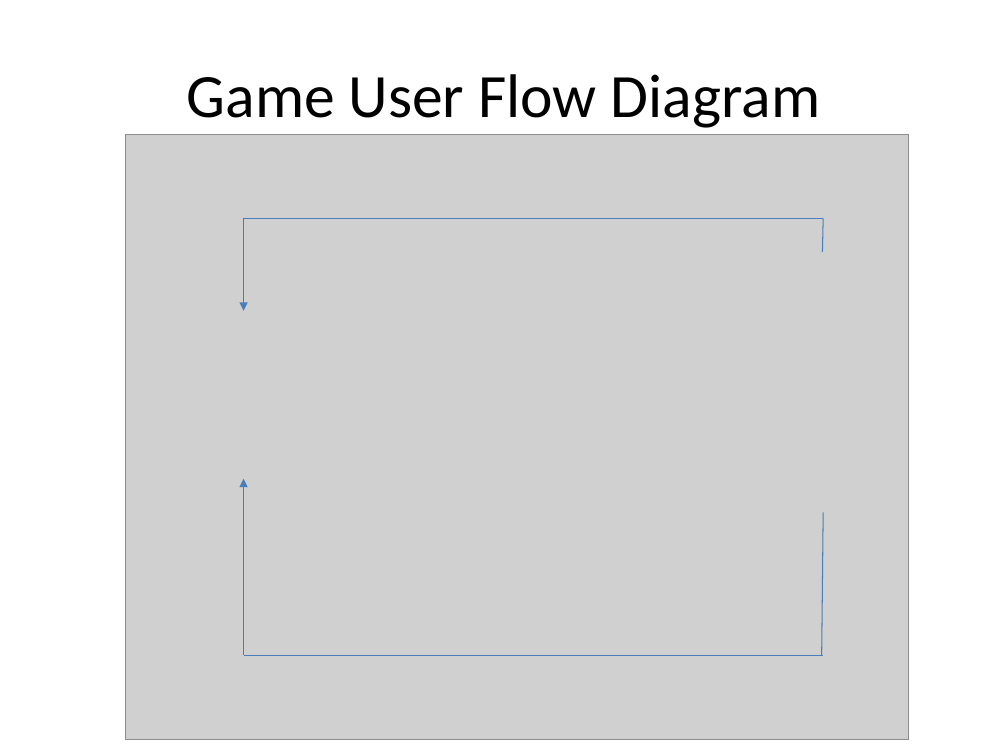
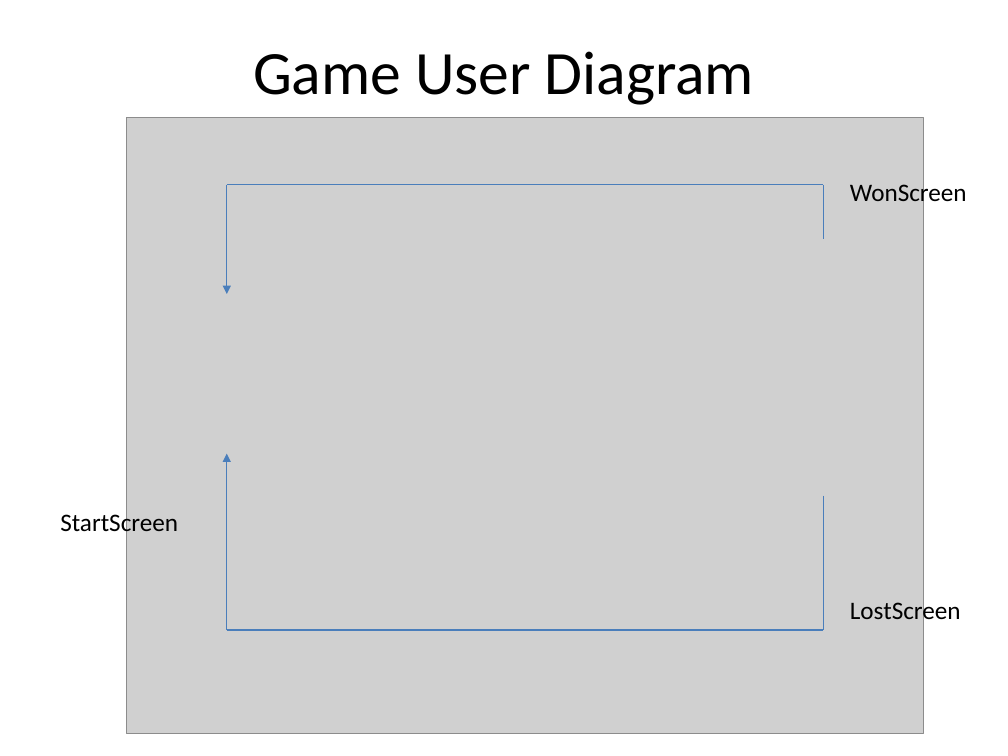
Before and after one commit to elvislopez/zookillsoccer, a slide deck: slide 6 of zookillsoccer_07_start/assets/ZooKill Soccer Game Design Document.pptx. Drawn at 1008x756 pixels with LibreOffice and Linux fonts; fonts in the diff are those of the drawing; grey boxes stand for pictures. Boxes give left, top, right and bottom in pixels: in the first picture for what was removed or moved away, otherwise in the second. Text is boxed around its words. In the diff, an @@ line names an element or a change of style, - is before the commit and + after.

```diff
--- a/zookillsoccer_07_start/assets/ZooKill Soccer Game Design Document.pptx
+++ b/zookillsoccer_07_start/assets/ZooKill Soccer Game Design Document.pptx
@@ title at (253, 51, 754, 105): text changed @@
-Game User Flow Diagram
+Game User Diagram
@@ picture: place and size @@
-picture at (126, 134, 908, 739)
+picture at (126, 118, 923, 734)
@@ line moved from (244, 219) - (824, 219) to (227, 184) - (824, 184) @@
@@ arrow moved from (244, 219) - (244, 310) to (227, 184) - (227, 294) @@
@@ line moved from (824, 219) - (823, 252) to (824, 184) - (824, 240) @@
@@ text added at (850, 181, 967, 208), 18 pt, text #000000 @@
+WonScreen
@@ arrow moved from (244, 655) - (244, 479) to (227, 630) - (227, 454) @@
@@ line moved from (824, 512) - (822, 655) to (824, 496) - (824, 630) @@
@@ text added at (60, 510, 178, 537), 18 pt, text #000000 @@
+StartScreen
@@ text added at (850, 598, 961, 625), 18 pt, text #000000 @@
+LostScreen
@@ line moved from (244, 655) - (824, 655) to (824, 630) - (227, 630) @@
```
Also in this commit, not shown: 4 other slides changed, 23 other files.
